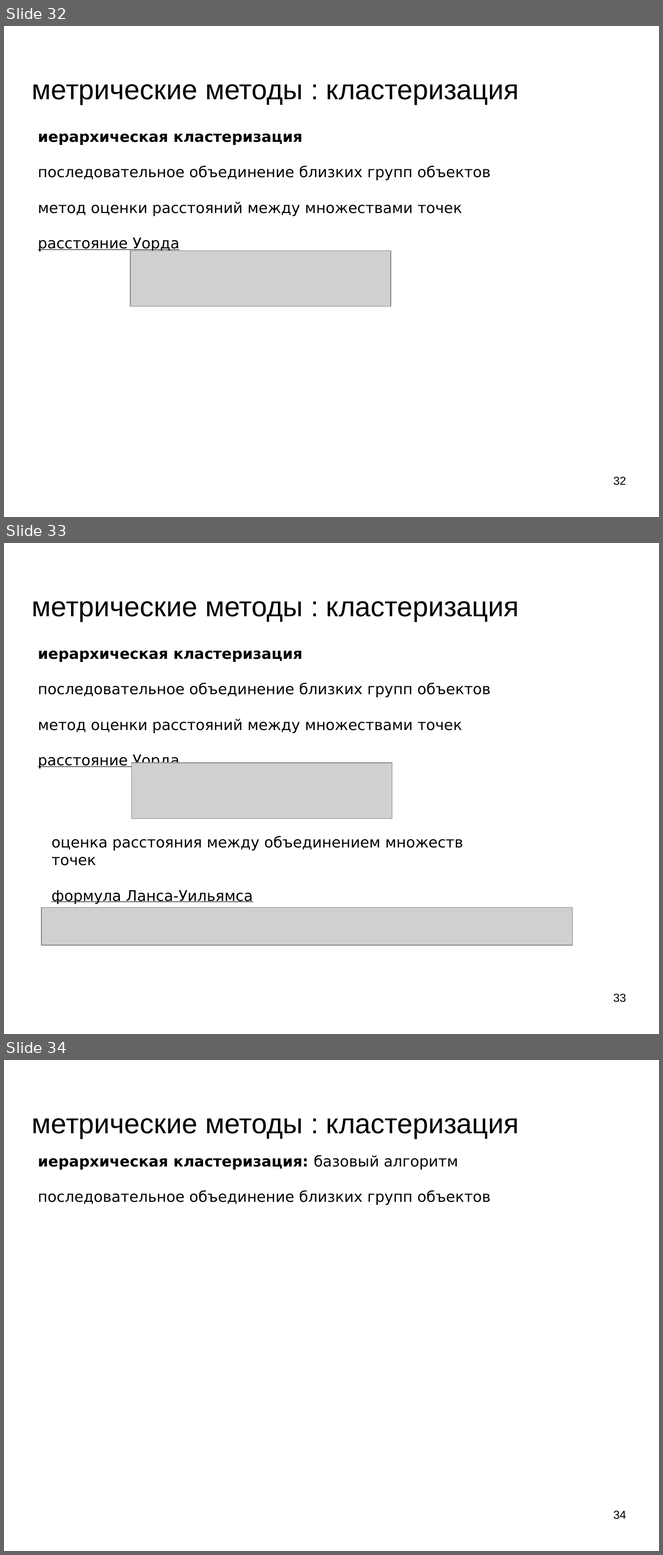
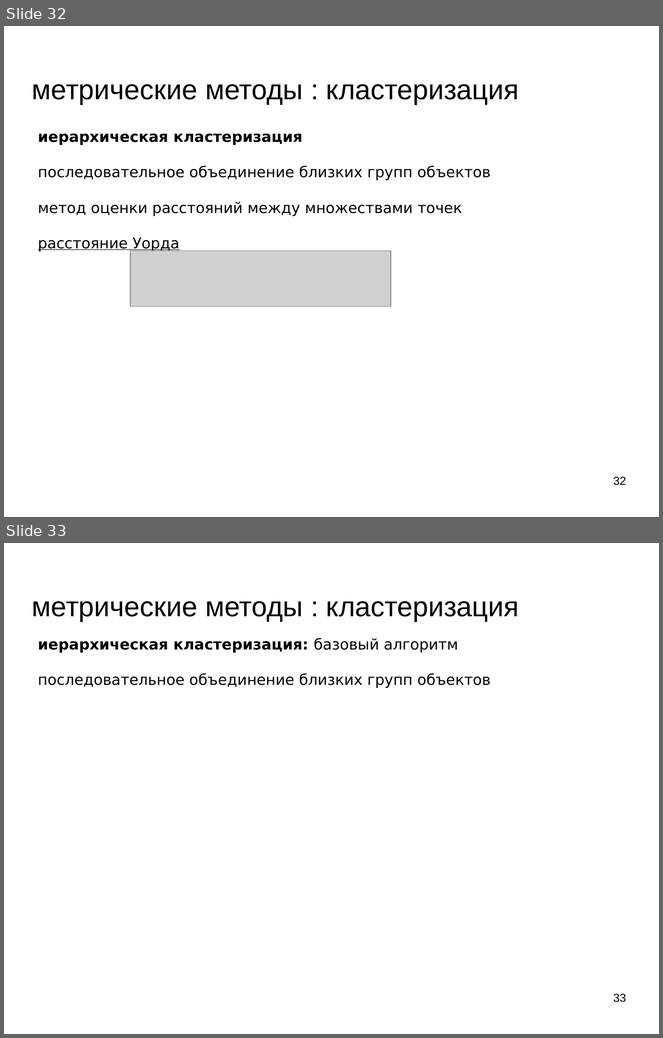
Before and after one commit to mechanoid5/ml_lectorium_legacy, a slide deck: 05-cluster.odp. Shown one above the other, each under a label of ours: slides 32, 33 and 34 before the commit, slides 32 and 33 after it. The pictures are 663x1555 and 663x1038 pixels, drawn with LibreOffice and Linux fonts; fonts in the diff are those of the drawing; grey boxes stand for pictures; background and template pictures are left out. Boxes give left, top, right and bottom in pixels: in the first picture for what was removed or moved away, otherwise in the second. Text is boxed around its words. In the diff, an @@ line names an element or a change of style, - is before the commit and + after.

```diff
--- a/05-cluster.odp
+++ b/05-cluster.odp
@@ slide 33 removed at <box>4,543,659,1034</box>, background picture (left out) @@
@@ title removed at <box>32,601,519,622</box> @@
-метрические методы : кластеризация
@@ text removed at <box>38,651,491,769</box> @@
-иерархическая кластеризация
-последовательное объединение близких групп объектов
-метод оценки расстояний между множествами точек
-расстояние Уорда
@@ picture removed at <box>132,763,392,819</box> @@
@@ text removed at <box>51,836,463,904</box> @@
-оценка расстояния между объединением множеств точек
-формула Ланса-Уильямса
@@ picture removed at <box>41,908,573,946</box> @@
@@ page number removed at <box>613,994,626,1003</box> @@
-33
@@ what was slide 34 is now slide 33 @@
@@ page number at <box>613,994,626,1003</box>: text changed @@
-34
+33
```
Also in this commit, not shown: 4 slides changed, 5 other files.
